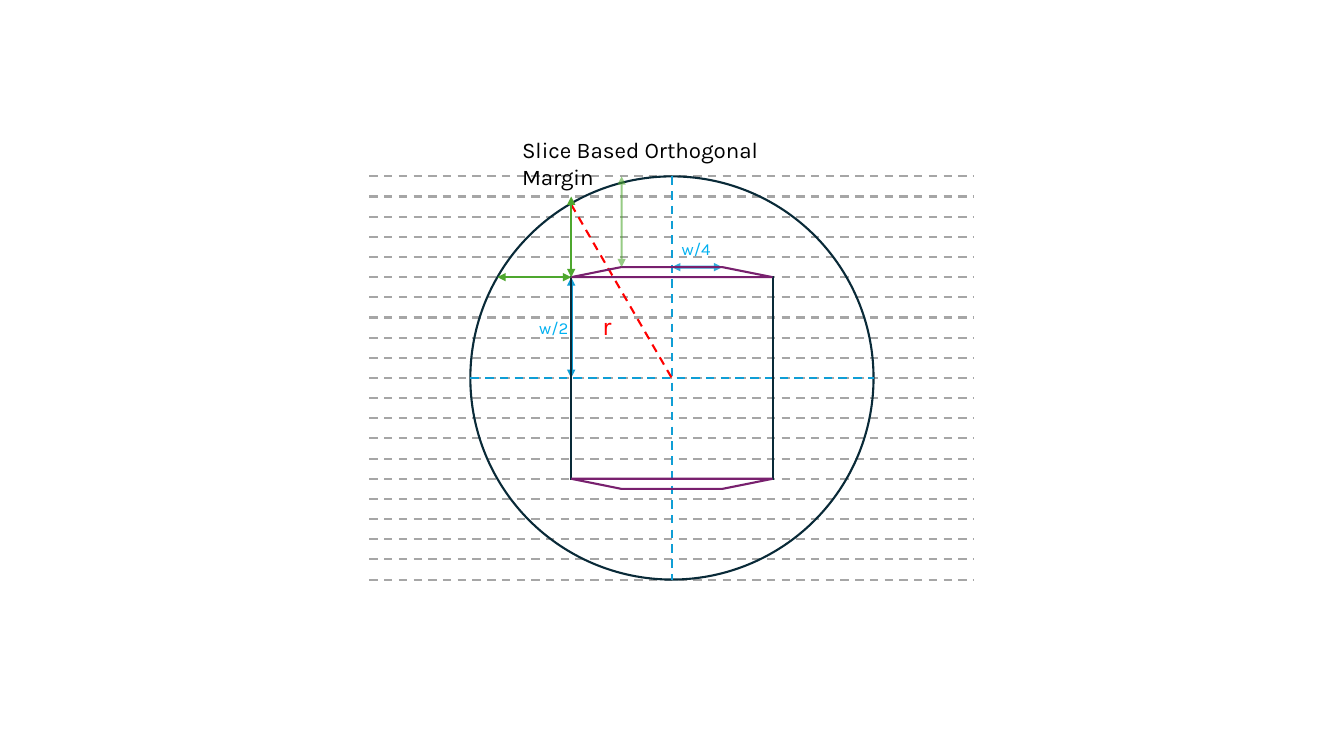
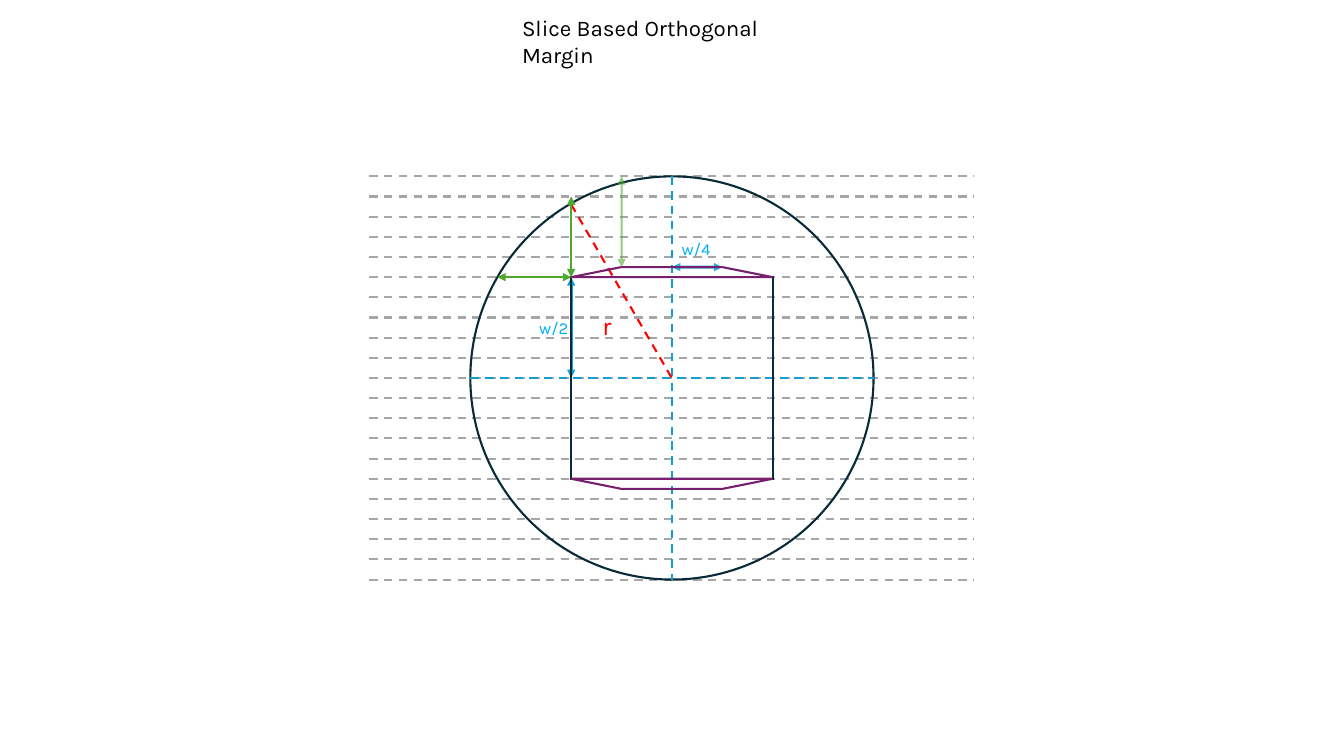
Before and after one commit to GregSal/StructureRelations, a slide deck: slide 3 of src/Images/Box_in_Circle/Box_in_Circle.pptx. Drawn at 1344x756 pixels with LibreOffice and Linux fonts; fonts in the diff are those of the drawing. Boxes give left, top, right and bottom in pixels: in the first picture for what was removed or moved away, otherwise in the second. Text is boxed around its words. In the diff, an @@ line names an element or a change of style, - is before the commit and + after.

```diff
--- a/src/Images/Box_in_Circle/Box_in_Circle.pptx
+++ b/src/Images/Box_in_Circle/Box_in_Circle.pptx
@@ text "Slice Based Orthogonal Margin": place and size @@
-text "Slice Based Orthogonal Margin" at (522, 142, 758, 192)
+text "Slice Based Orthogonal Margin" at (522, 20, 758, 69)
```
Also in this commit, not shown: 4 other slides changed, 3 slides added, 6 other files.
